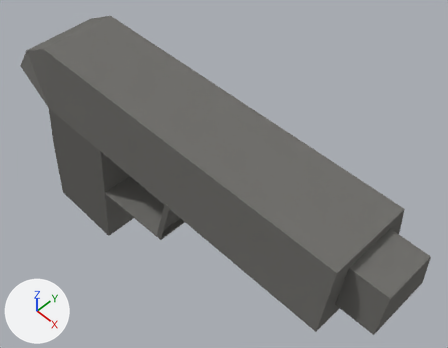
Two versions of the Blender file Assets/Models/SASCharacter.blend, one commit apart.
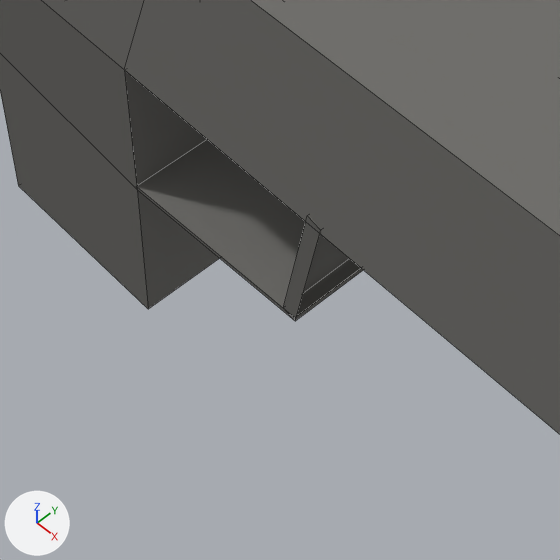
There are two pictures of each version: one whole from a 50 mm lens placed at (0.439, -0.583, 0.968), pointed at (-0.217, 0.065, -0.047), one close up on the part from 13% to 57% of the width and 36% to 93% of the height. Every picture has the same lights, and +X, +Y and +Z are marked at lower left. The close-ups show mesh edges as thin lines. The same objects are shown in both versions, whatever each file hides.

Names of what the first close-up shows: 'M9'.
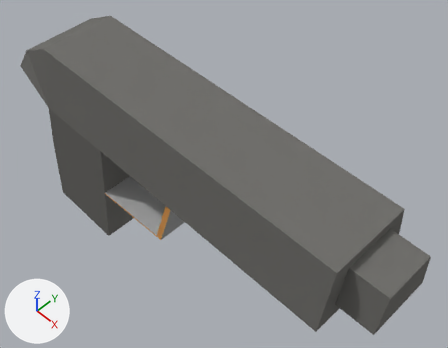
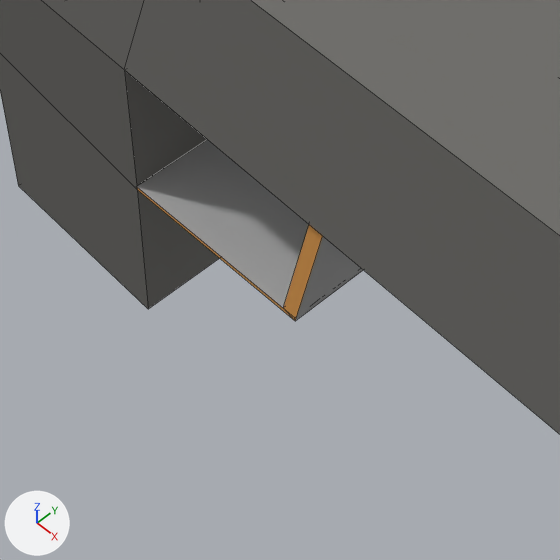
Pixel boxes [x1, y1, x2, y2] of what changed, in the close-ups (560 x 560 px):
part 1 of me_cube_014, built on
    before: [283, 215, 350, 320]
    after: [283, 225, 363, 321]
part 2 of me_cube_014, recoloured
    both: [137, 140, 306, 308]
part 3 of me_cube_014, recoloured
    both: [137, 188, 295, 320]

The change in detail:
me_cube_014 is used by ob_m9; location (0.0, 0.0, 0.0).
Verts and faces of me_cube_014; kept vertices keep their numbers, new ones are numbered from 44.
Before the commit, vertices of me_cube_014: 14 (-0.435, 0.114, -0.148), 15 (-0.435, -0.114, -0.148) at pixel (137, 189), 20 (-0.232, 0.114, -0.135), 21 (-0.232, -0.114, -0.135) at pixel (295, 321), 22 (-0.188, 0.114, 0.014).
Before the commit, vertices of me_cube_014: 23 (-0.188, -0.114, 0.014) at pixel (320, 230), 42 (-0.202, -0.114, 0.018) at pixel (307, 215), 43 (-0.202, 0.114, 0.018).
me_cube_014 had 44 vertices, 40 faces and spanned x -0.698..0.265, y -0.114..0.114, z -0.341..0.162.
me_cube_014 now has 44 vertices, 42 faces and spans x -0.698..0.265, y -0.114..0.114, z -0.341..0.162.
Part 1, on me_cube_014:
Vertex 22 moves to (-0.188, 0.109, 0.014).
Vertex 43 moves to (-0.202, 0.109, 0.018).
Vertex 23 moves to (-0.188, -0.109, 0.014).
Vertex 42 moves to (-0.202, -0.109, 0.018).
New faces: (14, 20, 21, 15), (20, 22, 23, 21) (mat_magazine (grey #a5a5a5)).
me_cube_014 part 2: 2 faces spanning x -0.435..-0.202, y -0.114..0.114, z -0.144..0.018 switch from mat_barrel (grey #72716e) to mat_magazine (grey #a5a5a5).
me_cube_014 part 3: 4 faces spanning x -0.435..-0.188, y -0.114..0.114, z -0.148..0.018 switch from mat_barrel (grey #72716e) to mat_wood (orange #e7a45a).
